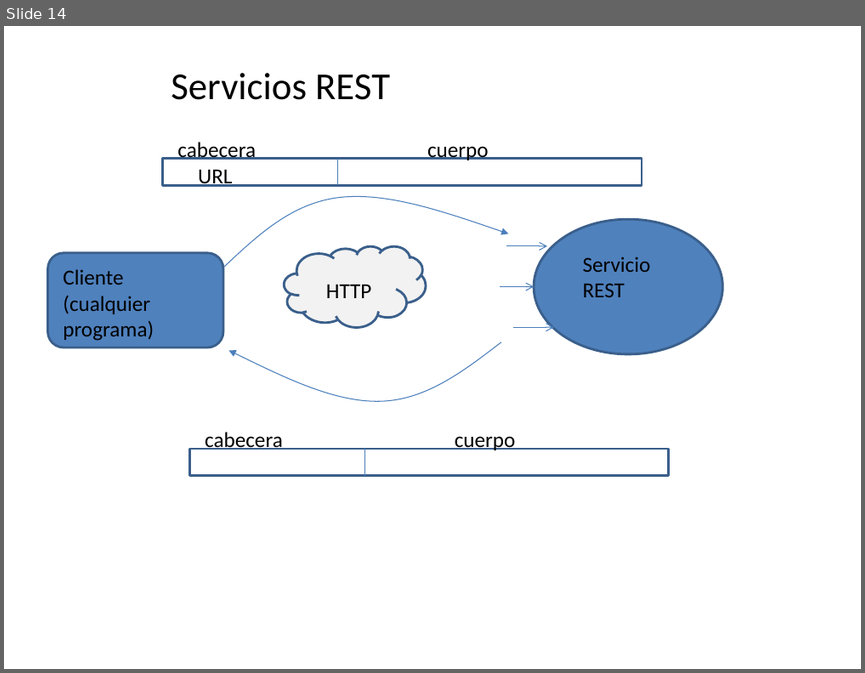
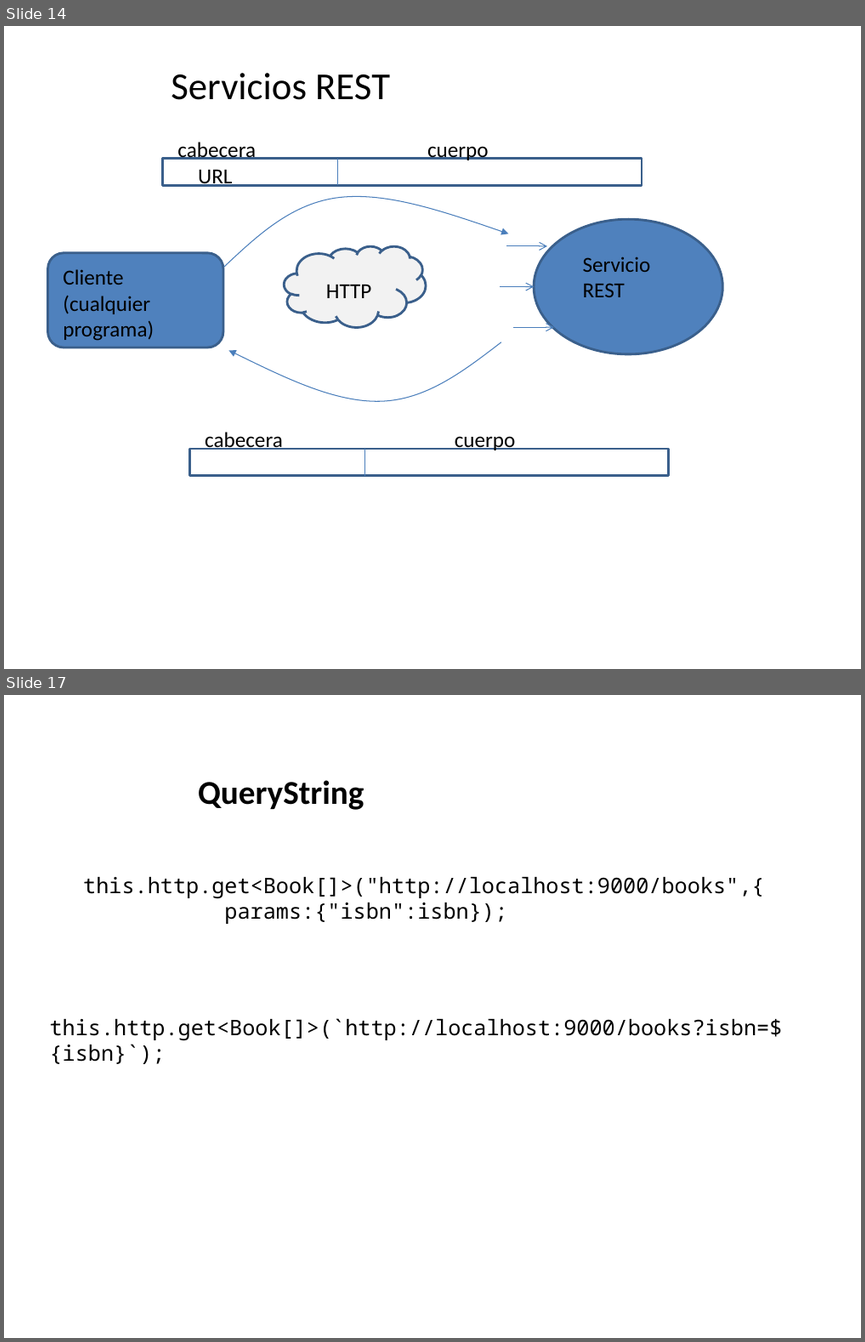
Before and after one commit to amartinsierra/angular2025, a slide deck: pizarra.pptx. Shown one above the other, each under a label of ours: slide 14 before the commit, slides 14 and 17 after it; the slides between them are not shown. The pictures are 865x673 and 865x1342 pixels, drawn with LibreOffice and Linux fonts; fonts in the diff are those of the drawing. Boxes give left, top, right and bottom in pixels: in the first picture for what was removed or moved away, otherwise in the second. Text is boxed around its words. In the diff, an @@ line names an element or a change of style, - is before the commit and + after.

```diff
--- a/pizarra.pptx
+++ b/pizarra.pptx
@@ slide 17 added at bbox=[4, 695, 861, 1338], background #FFFFFF @@
@@ text added at bbox=[198, 780, 364, 810], 28 pt, text #000000, bold @@
+QueryString
@@ text added at bbox=[83, 877, 764, 924], 18 pt, text #000000 @@
+this.http.get<Book[]>("http://localhost:9000/books",{
+params:{"isbn":isbn});
@@ text added at bbox=[50, 1018, 783, 1040], 18 pt, text #000000 @@
+this.http.get<Book[]>(`http://localhost:9000/books?isbn=${isbn}`);
```
Also in this commit, not shown: 2 other slides added, 15 other files.
